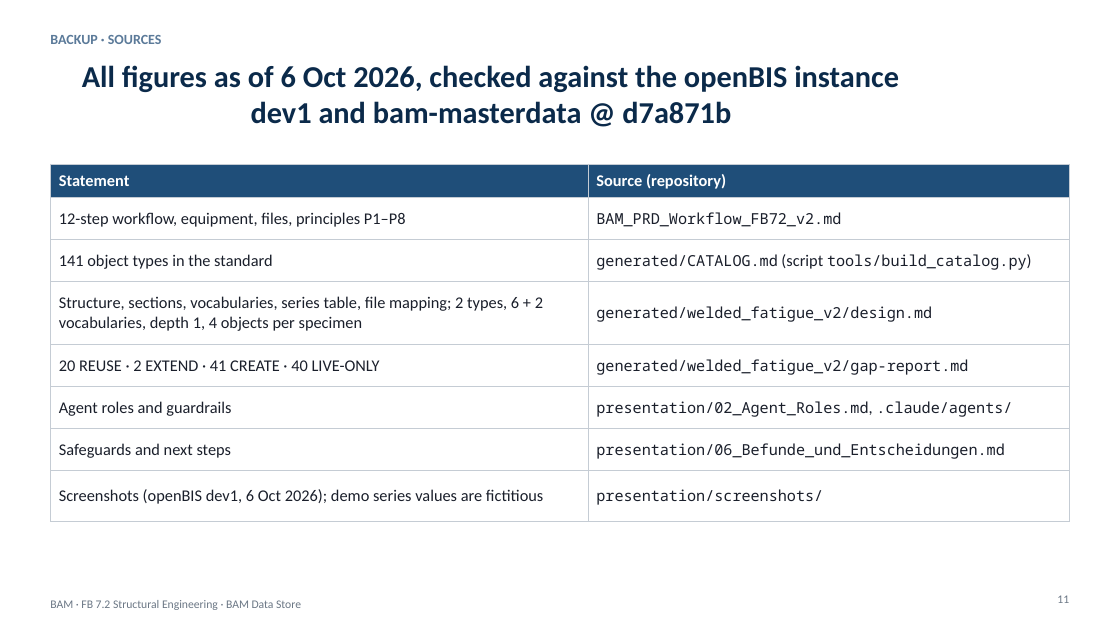
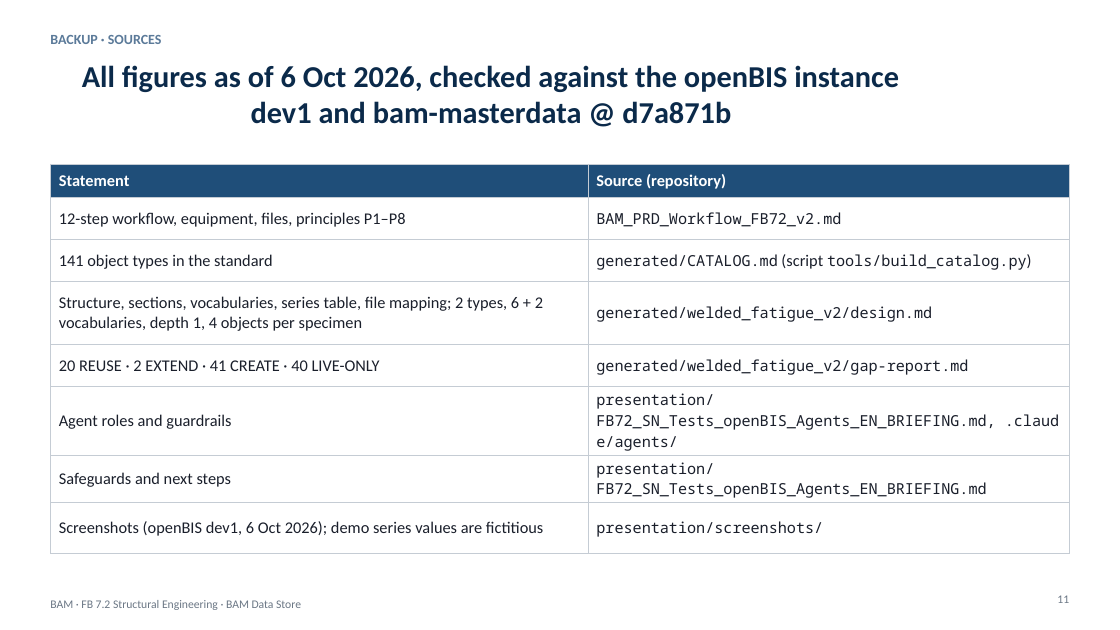
Before and after one commit to PGW-BAM/BAM-Datastore_Import_Agent, a slide deck: slide 11 of presentation/FB72_SN_Tests_openBIS_Agents_EN.pptx. Drawn at 1120x630 pixels with LibreOffice and Linux fonts; fonts in the diff are those of the drawing. Boxes give left, top, right and bottom in pixels: in the first picture for what was removed or moved away, otherwise in the second. Text is boxed around its words. In the diff, an @@ line names an element or a change of style, - is before the commit and + after.

```diff
--- a/presentation/FB72_SN_Tests_openBIS_Agents_EN.pptx
+++ b/presentation/FB72_SN_Tests_openBIS_Agents_EN.pptx
@@ table at (50, 164, 1070, 541) @@
-row 6, column 2: presentation/02_Agent_Roles.md, .claude/agents/
+row 6, column 2: presentation/FB72_SN_Tests_openBIS_Agents_EN_BRIEFING.md, .claude/agents/
-row 7, column 2: presentation/06_Befunde_und_Entscheidungen.md
+row 7, column 2: presentation/FB72_SN_Tests_openBIS_Agents_EN_BRIEFING.md
```
Also in this commit, not shown: 1 other file.
